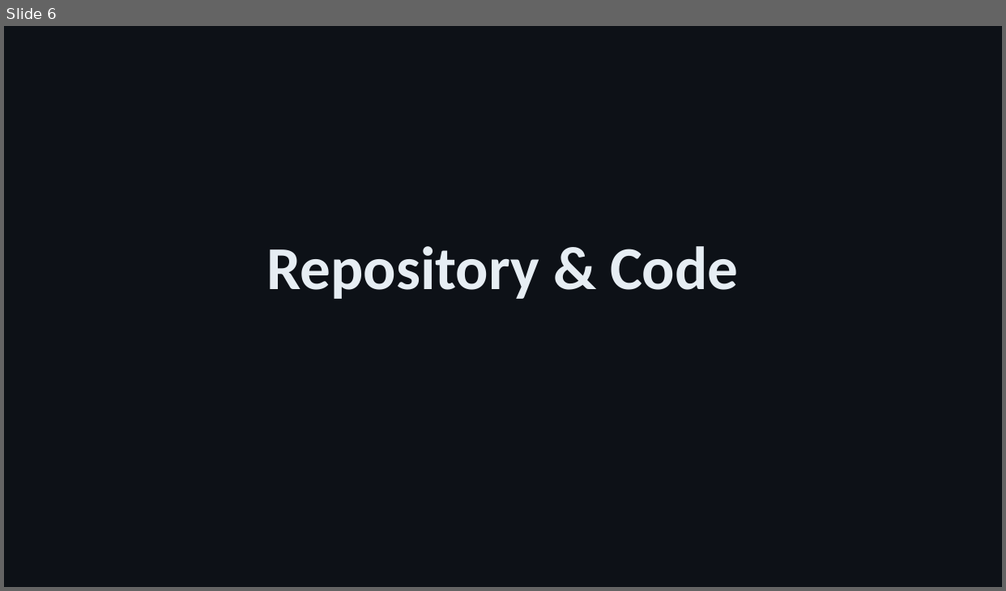
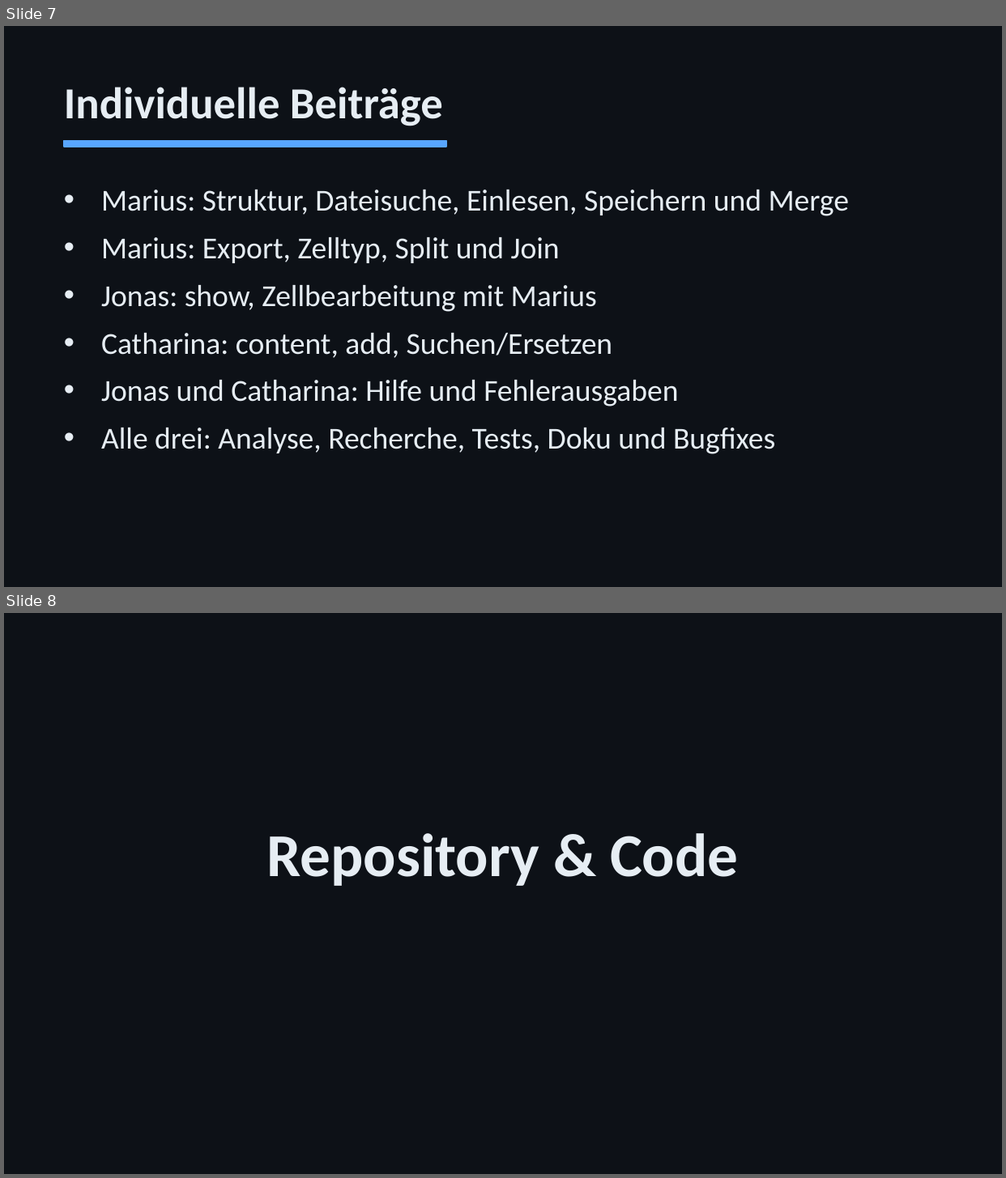
Before and after one commit to Mariuschh/notebookTools, a slide deck: docs/notebookTools.pptx. Shown one above the other, each under a label of ours: slide 6 before the commit, slides 7 and 8 after it. The pictures are 1006x591 and 1006x1178 pixels, drawn with LibreOffice and Linux fonts; fonts in the diff are those of the drawing. Boxes give left, top, right and bottom in pixels: in the first picture for what was removed or moved away, otherwise in the second. Text is boxed around its words. In the diff, an @@ line names an element or a change of style, - is before the commit and + after.

```diff
--- a/docs/notebookTools.pptx
+++ b/docs/notebookTools.pptx
@@ slide 7 added at (4,26,1002,587), background #0D1117 @@
@@ text added at (64,87,443,126), 32 pt, text #E6EDF3, bold @@
+Individuelle Beiträge
@@ rectangle added at (64,141,446,147), fill #58A6FF, outline #58A6FF 1 pt @@
@@ text added at (101,190,850,454), 22 pt, text #E6EDF3 @@
+• Marius: Struktur, Dateisuche, Einlesen, Speichern und Merge
+• Marius: Export, Zelltyp, Split und Join
+• Jonas: show, Zellbearbeitung mit Marius
+• Catharina: content, add, Suchen/Ersetzen
+• Jonas und Catharina: Hilfe und Fehlerausgaben
+• Alle drei: Analyse, Recherche, Tests, Doku und Bugfixes
@@ what was slide 6 is now slide 8 @@
```
Also in this commit, not shown: 1 other slide added, 5 other files.
